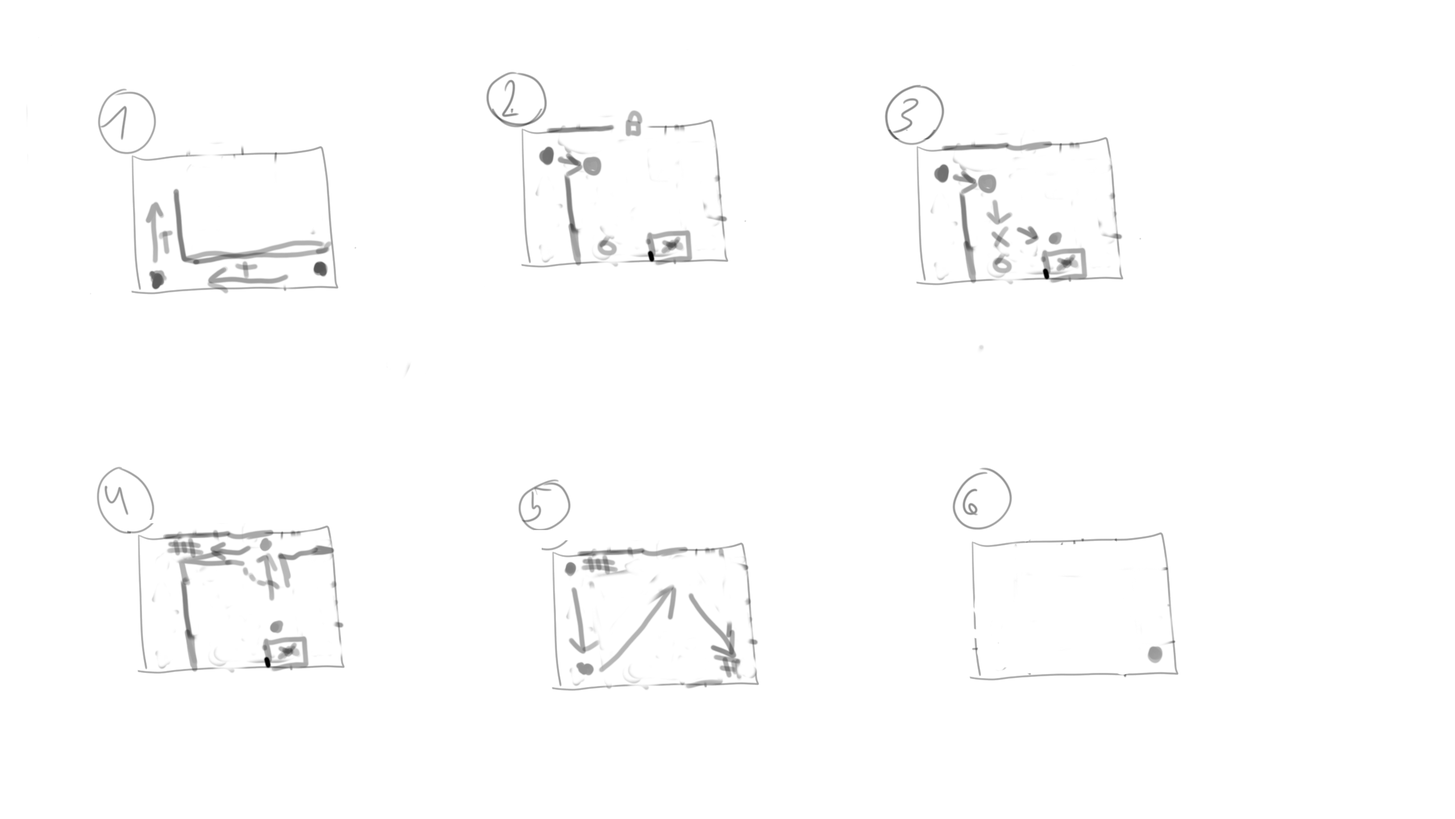
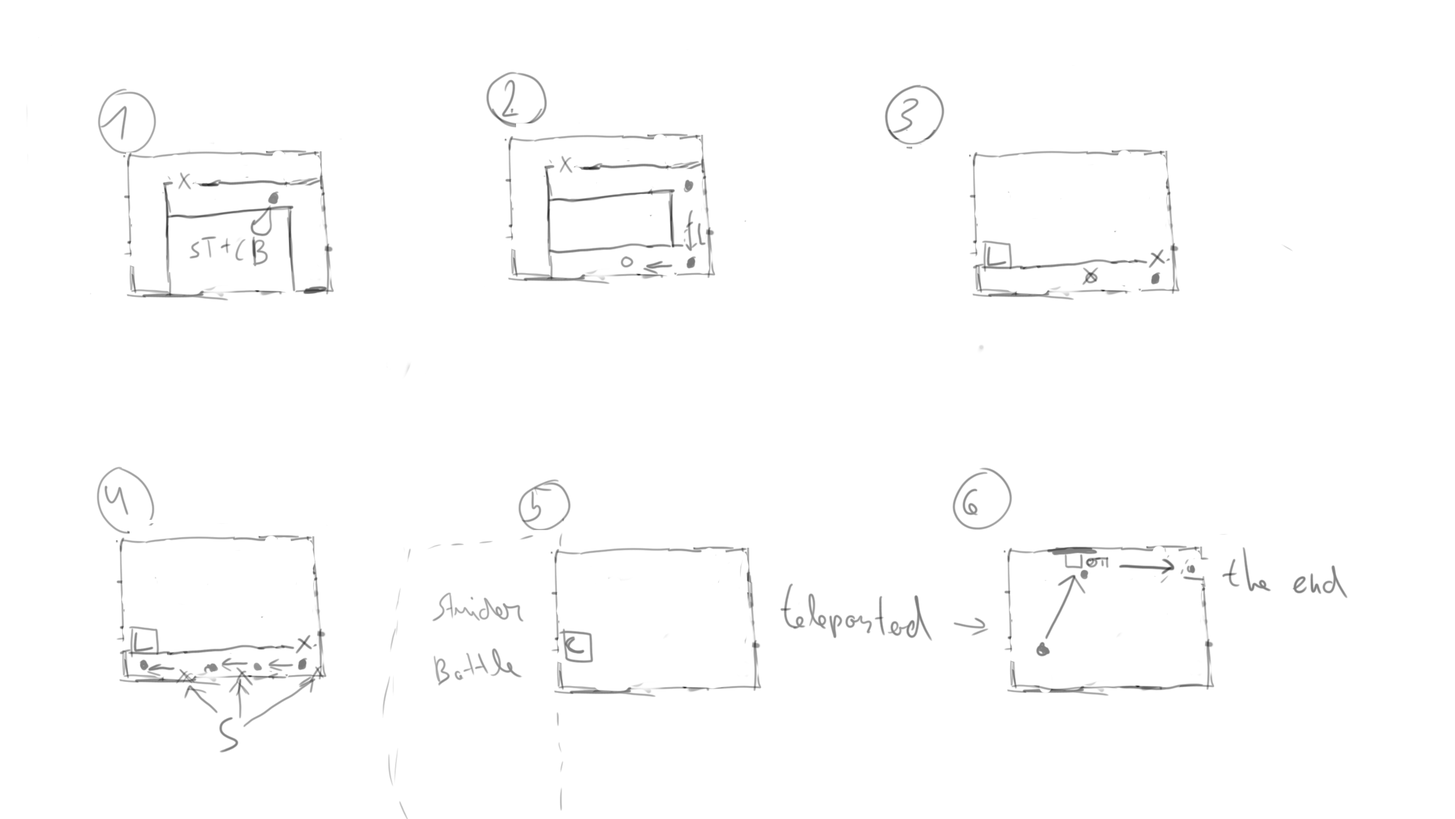
Before/after of a 1455px x 819px layered artwork. What changed in the layer stack:
moved "Layer 8" above "Layer 7", painted on it over [115,109,1349,819]
removed layer "Layer 9" over [541,540,760,691]
removed layer "Layer 5 copy" over [115,109,1180,681]
hid "Layer 7", moved it above "Layer 6", painted on it over [115,109,1294,698]
hid "Layer 6", painted on it over [115,109,1349,819]
